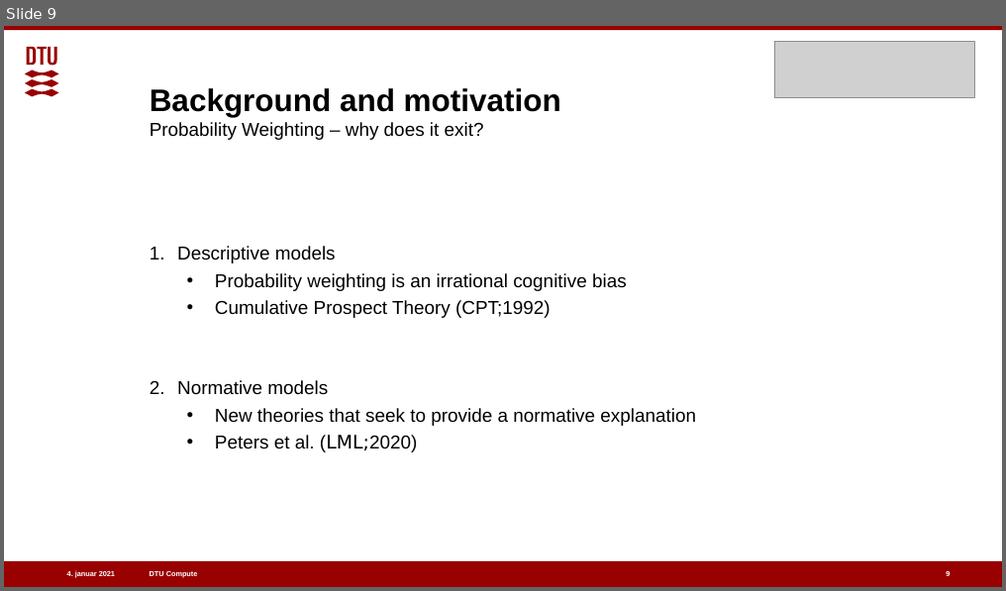
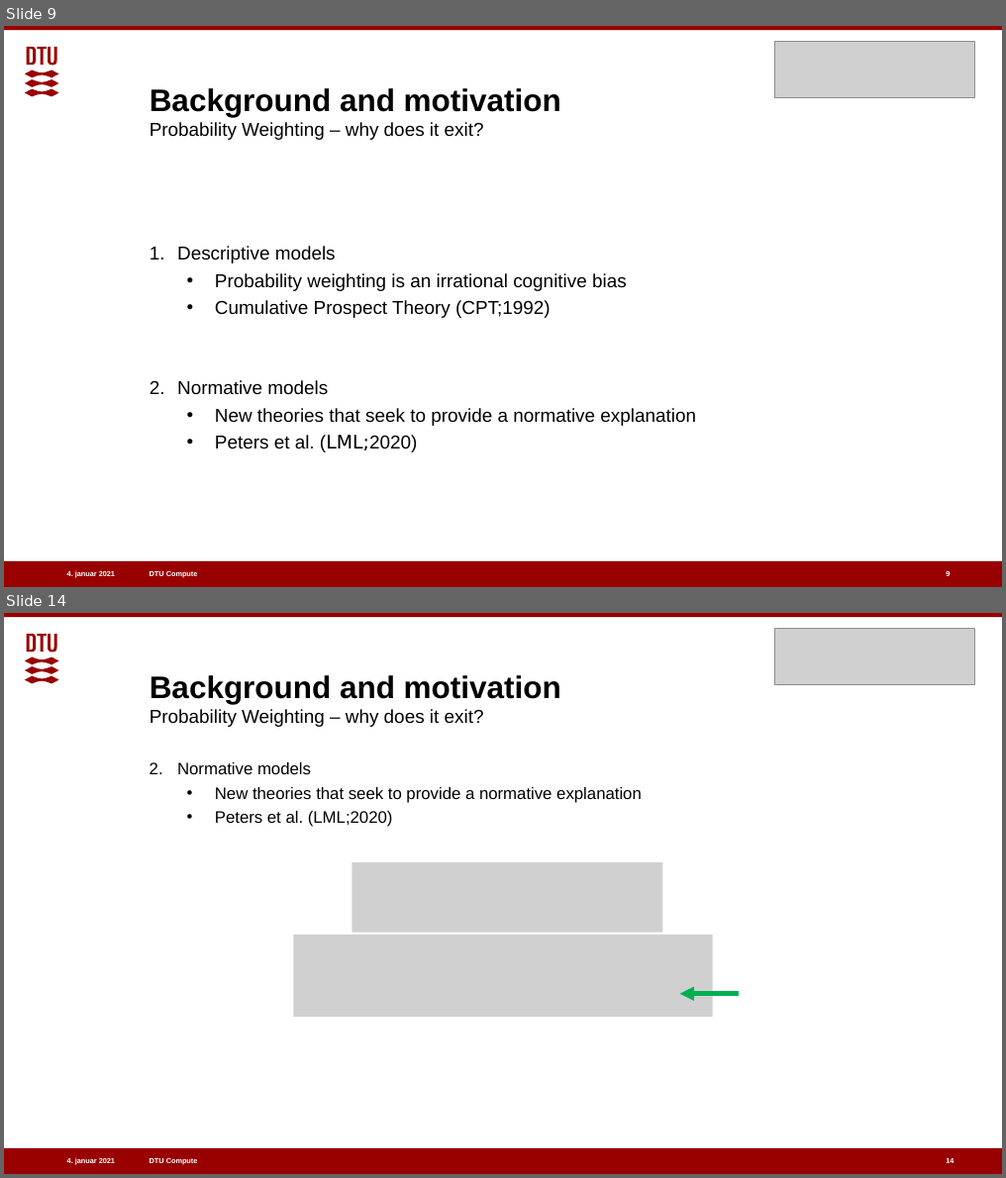
Before and after one commit to benj1003/Comparing-normative-and-descriptive-models-of-probability-weighting, a slide deck: Presentations/Oral defence 07-01-2021.pptx. Shown one above the other, each under a label of ours: slide 9 before the commit, slides 9 and 14 after it; the slides between them are not shown. The pictures are 1006x591 and 1006x1178 pixels, drawn with LibreOffice and Linux fonts; fonts in the diff are those of the drawing; grey boxes stand for pictures. Boxes give left, top, right and bottom in pixels: in the first picture for what was removed or moved away, otherwise in the second. Text is boxed around its words. In the diff, an @@ line names an element or a change of style, - is before the commit and + after.

```diff
--- a/Presentations/Oral defence 07-01-2021.pptx
+++ b/Presentations/Oral defence 07-01-2021.pptx
@@ slide 14 added at [4,613,1002,1174], background #FFFFFF; not listed: 5 template elements that a slide beside it also shows @@
@@ picture added at [774,629,975,685] @@
@@ title added at [150,675,561,727], 18 pt, text #000000 @@
+Background and motivation
+Probability Weighting – why does it exit?
@@ text added at [177,762,642,827], 16 pt, text #000000 @@
+2. Normative models
+  • New theories that seek to provide a normative explanation
+  • Peters et al. (LML;2020)
@@ picture added at [352,863,663,933] @@
@@ picture added at [294,935,713,1017] @@
@@ arrow added from (740, 994) to (680, 994), #00B050 4.5 pt @@
@@ page number added at [945,1158,953,1163], 7 pt, text #FFFFFF, bold @@
+14
```
Also in this commit, not shown: 6 slides changed, 15 other slides added.
